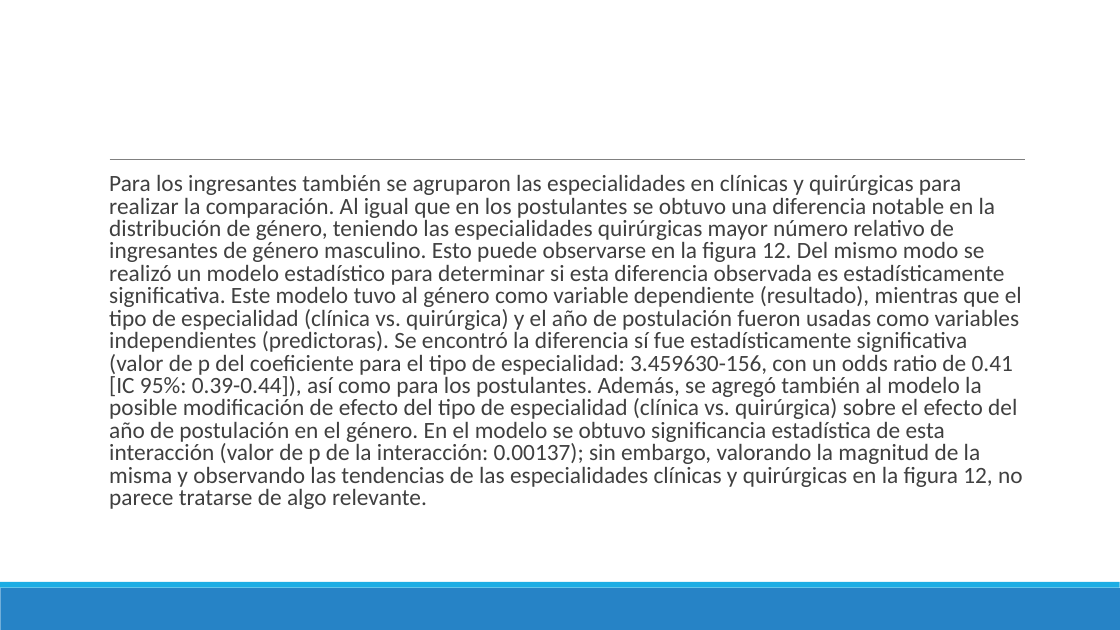
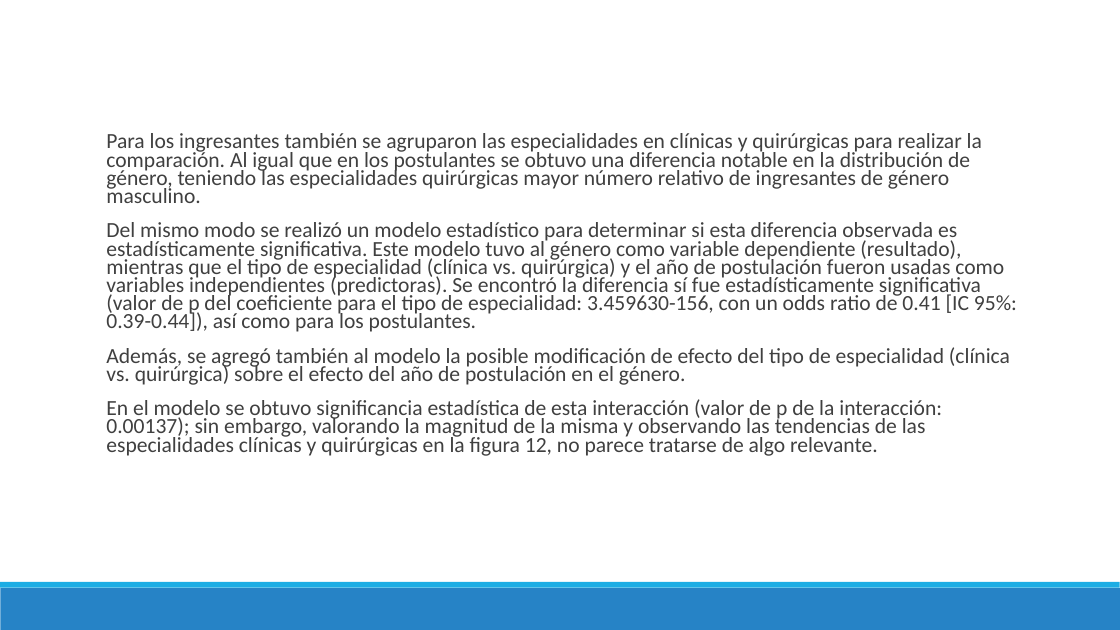
Before and after one commit to danimedi/tesis_genero_especialidades, a slide deck: slide 49 of doc/diapositivas_sustentacion_tesis.pptx (slide 48 before the commit). Drawn at 1120x630 pixels with LibreOffice and Linux fonts; fonts in the diff are those of the drawing. Boxes give left, top, right and bottom in pixels: in the first picture for what was removed or moved away, otherwise in the second. Text is boxed around its words. In the diff, an @@ line names an element or a change of style, - is before the commit and + after.

```diff
--- a/doc/diapositivas_sustentacion_tesis.pptx
+++ b/doc/diapositivas_sustentacion_tesis.pptx
@@ text at (106,133,1017,456): text changed; size 20 to 18.5 pt @@
-  Para los ingresantes también se agruparon las especialidades en clínicas y quirúrgicas para realizar la comparación. Al igual que en los postulantes se obtuvo una diferencia notable en la distribución de género, teniendo las especialidades quirúrgicas mayor número relativo de ingresantes de género masculino. Esto puede observarse en la figura 12. Del mismo modo se realizó un modelo estadístico para determinar si esta diferencia observada es estadísticamente significativa. Este modelo tuvo al género como variable dependiente (resultado), mientras que el tipo de especialidad (clínica vs. quirúrgica) y el año de postulación fueron usadas como variables independientes (predictoras). Se encontró la diferencia sí fue estadísticamente significativa (valor de p del coeficiente para el tipo de especialidad: 3.459630-156, con un odds ratio de 0.41 [IC 95%: 0.39-0.44]), así como para los postulantes. Además, se agregó también al modelo la posible modificación de efecto del tipo de especialidad (clínica vs. quirúrgica) sobre el efecto del año de postulación en el género. En el modelo se obtuvo significancia estadística de esta interacción (valor de p de la interacción: 0.00137); sin embargo, valorando la magnitud de la misma y observando las tendencias de las especialidades clínicas y quirúrgicas en la figura 12, no parece tratarse de algo relevante.
+  Para los ingresantes también se agruparon las especialidades en clínicas y quirúrgicas para realizar la comparación. Al igual que en los postulantes se obtuvo una diferencia notable en la distribución de género, teniendo las especialidades quirúrgicas mayor número relativo de ingresantes de género masculino.
+  Del mismo modo se realizó un modelo estadístico para determinar si esta diferencia observada es estadísticamente significativa. Este modelo tuvo al género como variable dependiente (resultado), mientras que el tipo de especialidad (clínica vs. quirúrgica) y el año de postulación fueron usadas como variables independientes (predictoras). Se encontró la diferencia sí fue estadísticamente significativa (valor de p del coeficiente para el tipo de especialidad: 3.459630-156, con un odds ratio de 0.41 [IC 95%: 0.39-0.44]), así como para los postulantes.
+  Además, se agregó también al modelo la posible modificación de efecto del tipo de especialidad (clínica vs. quirúrgica) sobre el efecto del año de postulación en el género.
+  En el modelo se obtuvo significancia estadística de esta interacción (valor de p de la interacción: 0.00137); sin embargo, valorando la magnitud de la misma y observando las tendencias de las especialidades clínicas y quirúrgicas en la figura 12, no parece tratarse de algo relevante.
@@ line removed from (110, 160) to (1026, 160) @@
```
Also in this commit, not shown: 20 other slides changed, 7 slides added, 4 slides removed, 1 other file.
